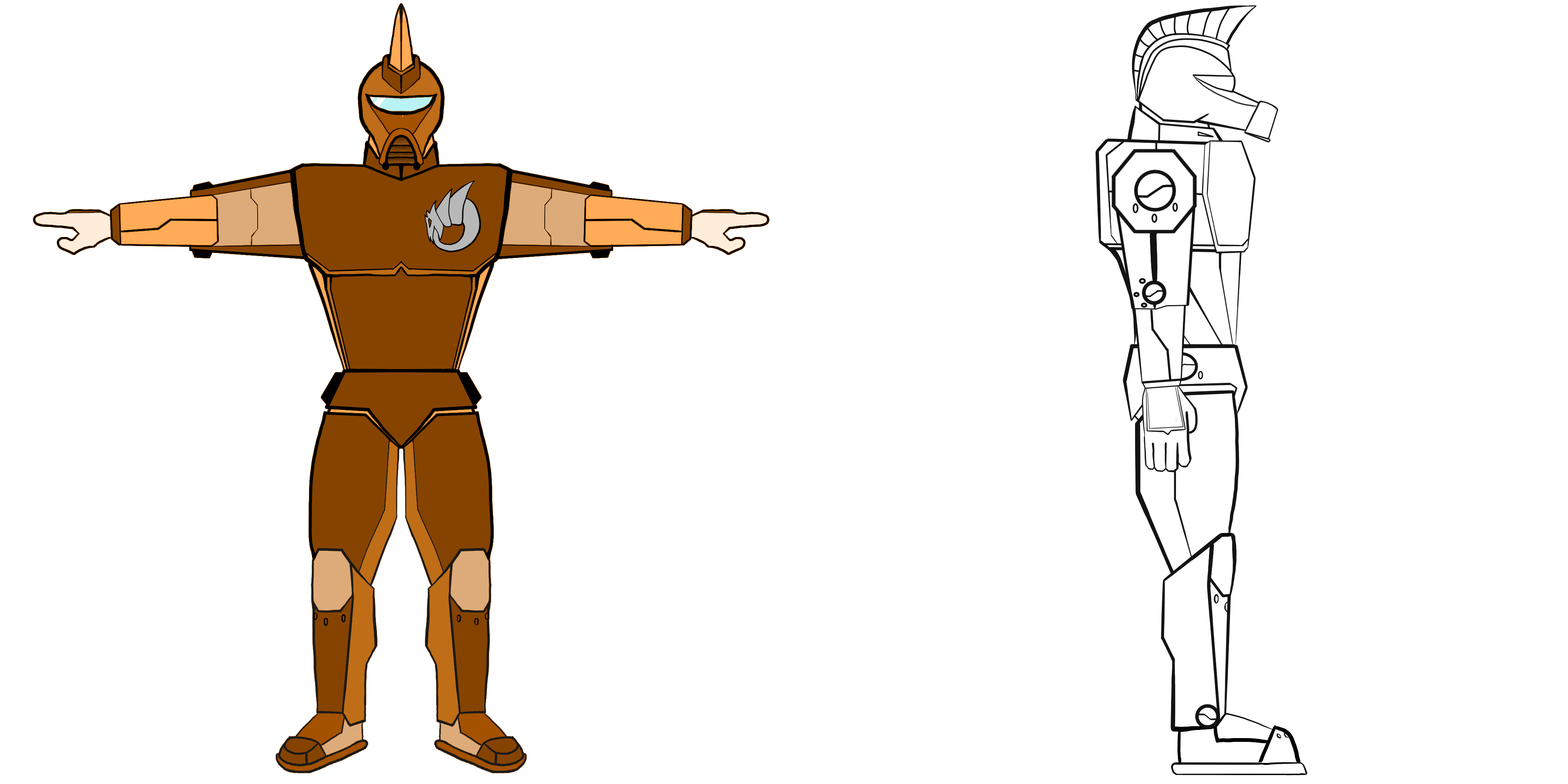
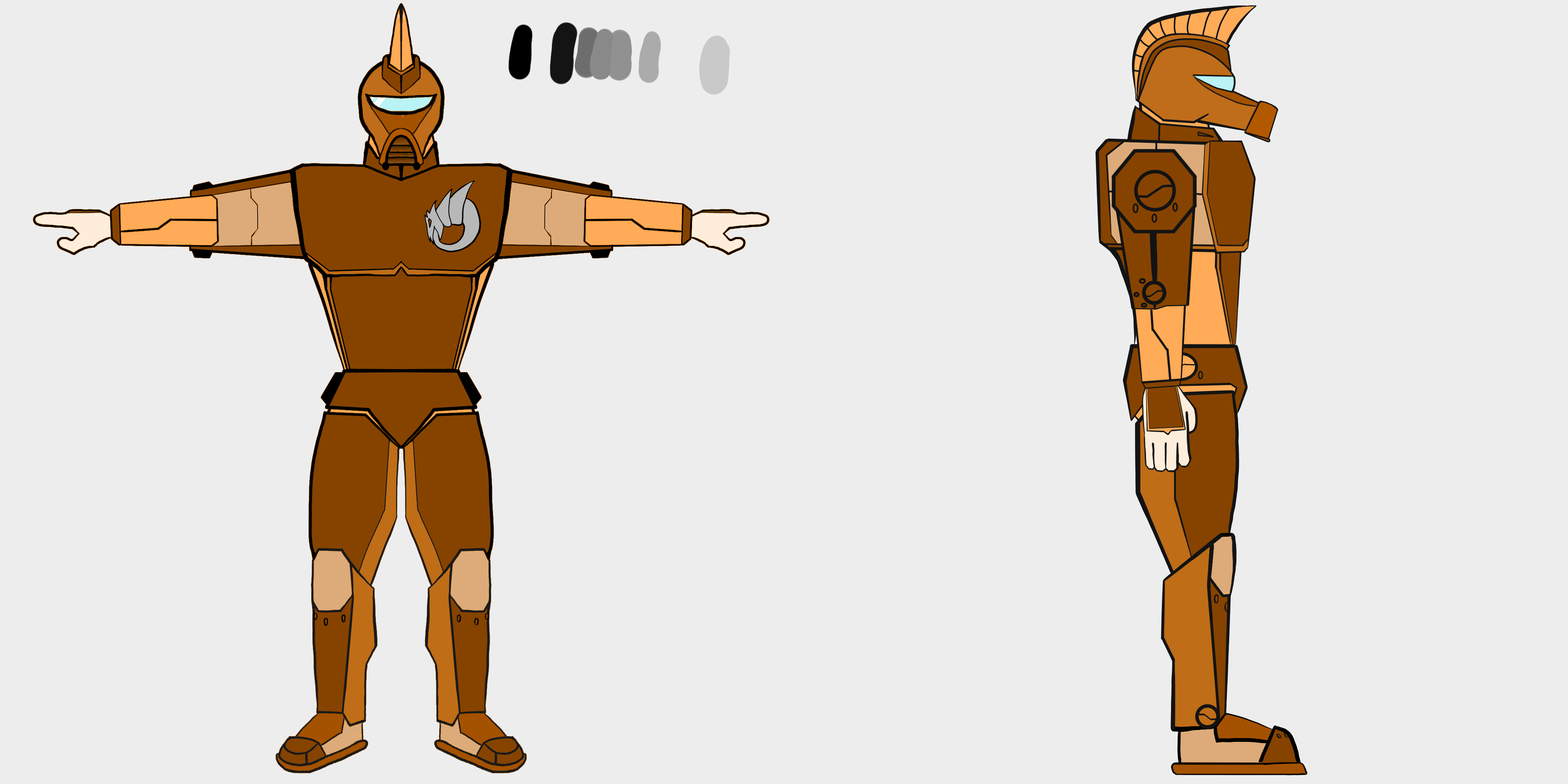
Revision of a layered 1568×784 image; what changed, layer by layer:
showed "pallet" over (49, 0, 760, 123)
added group "front" (1st of 2) with 2 layers above "side" over (0, 0, 1568, 784)
renamed "Copy of front" to "front", moved it into group "front", painted on it, unmasked it over (0, 0, 784, 784)
renamed "Colorize Mask 1 Merged" to "color", moved it into group "front", painted on it over (0, 0, 1568, 784)
painted on "side", masked it over (1053, 0, 1568, 784)